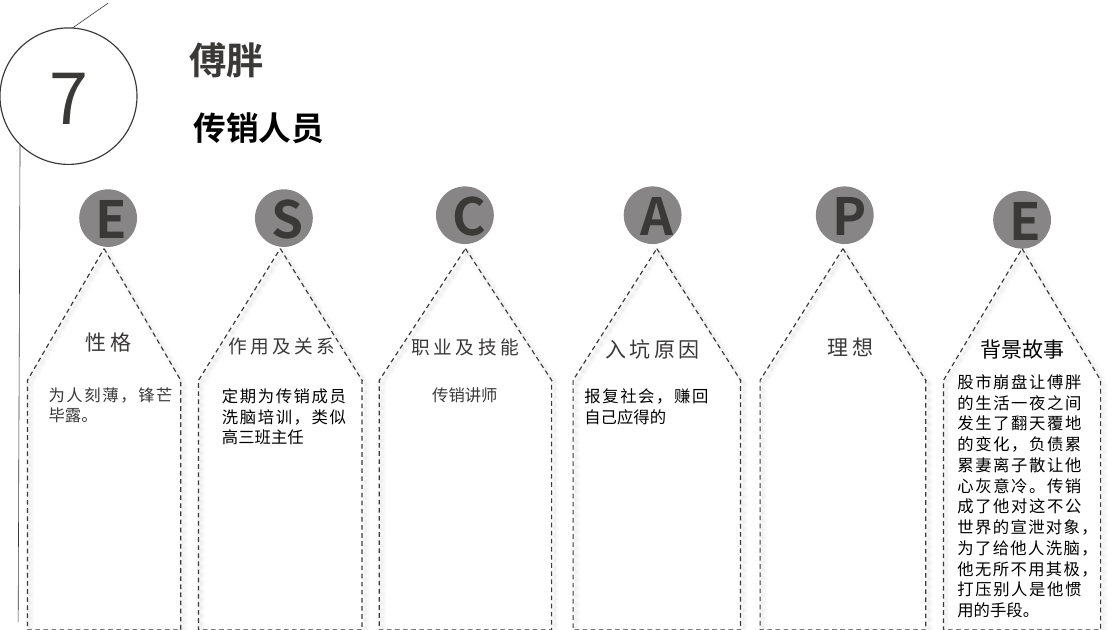
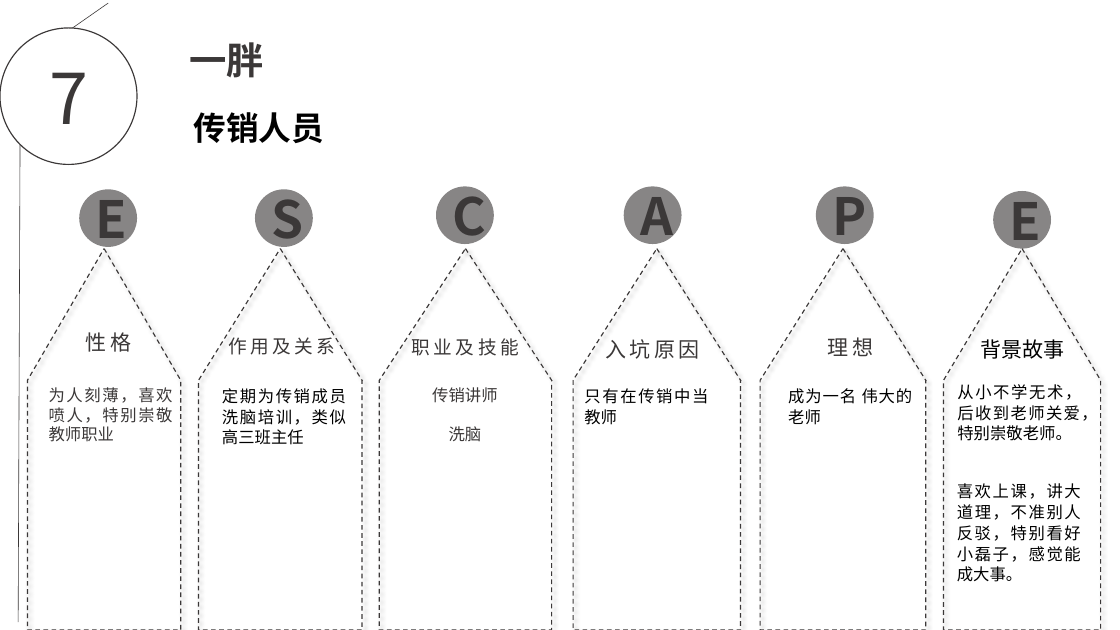
Before and after one commit to EscapeChuanxiao/ChuanXiao, a slide deck: slide 7 of escape.pptx. Drawn at 1120x630 pixels with LibreOffice and Linux fonts; fonts in the diff are those of the drawing; background and template pictures are left out. Boxes give left, top, right and bottom in pixels: in the first picture for what was removed or moved away, otherwise in the second. Text is boxed around its words. In the diff, an @@ line names an element or a change of style, - is before the commit and + after.

Commit message:
7.19
世界观讨论

```diff
--- a/escape.pptx
+++ b/escape.pptx
@@ text at bbox=[189, 42, 264, 78]: text changed @@
-傅胖
+一胖
@@ text at bbox=[49, 387, 172, 442]: text changed @@
-为人刻薄，锋芒毕露。
+为人刻薄，喜欢喷人，特别崇敬教师职业
@@ text at bbox=[584, 388, 708, 425]: text changed @@
-报复社会，赚回自己应得的
+只有在传销中当教师
@@ text added at bbox=[788, 388, 913, 425], 14 pt, text #000000 @@
+成为一名 伟大的老师
@@ text added at bbox=[957, 384, 1097, 441], 14 pt, text #000000 @@
+从小不学无术，后收到老师关爱，特别崇敬老师。
@@ text at bbox=[449, 426, 482, 441]: paragraph added @@
+洗脑
@@ text at bbox=[957, 483, 1081, 582]: text changed @@
-股市崩盘让傅胖的生活一夜之间发生了翻天覆地的变化，负债累累妻离子散让他心灰意冷。传销成了他对这不公世界的宣泄对象，为了给他人洗脑，他无所不用其极，打压别人是他惯用的手段。
+喜欢上课，讲大道理，不准别人反驳，特别看好小磊子，感觉能成大事。
```
Also in this commit, not shown: 6 other slides changed, 1 other file.
